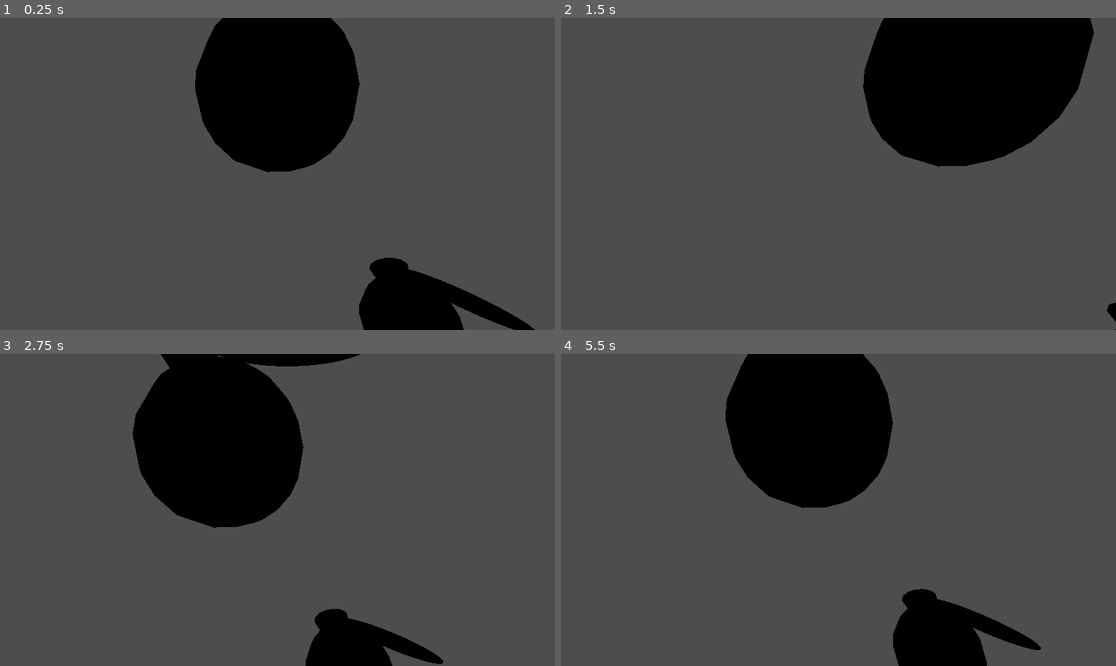
Above: before the commit, frames 1-4 (two rows, left to right).
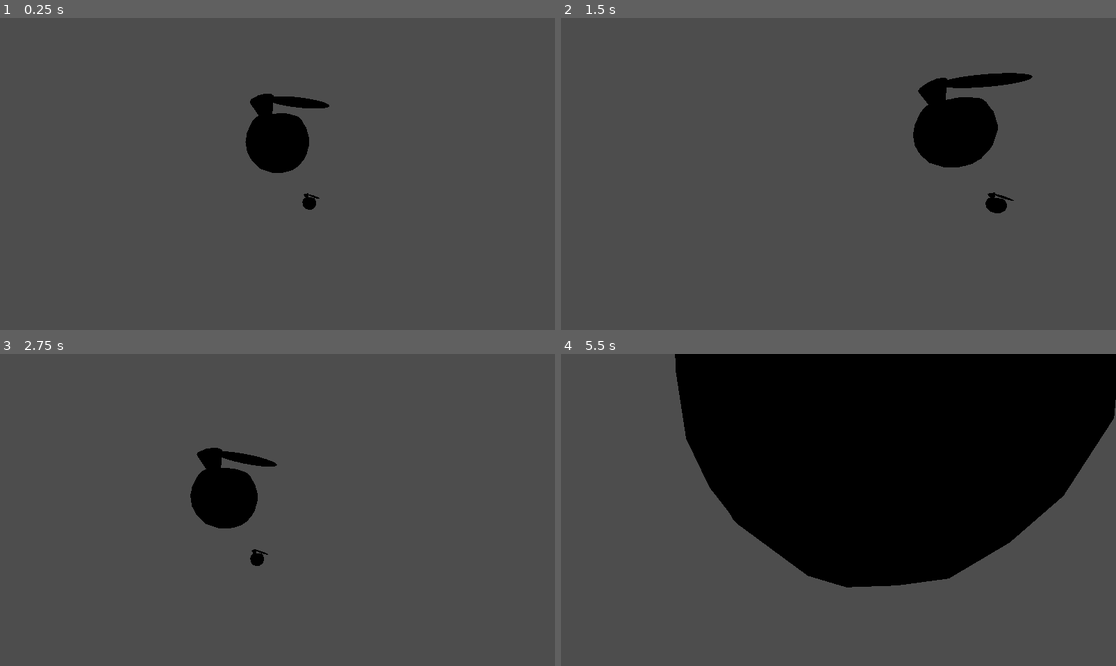
Above: after the commit, the same moments.

Repository: Kufferey/Dusk-is-Done-old
Game: Godot game, scene res://scenes/states/gamestate.tscn
Two runs of this game, one before a commit and one after it. Both use one fixed random seed, a clock stepped at 60 frames per second and the inputs below. The project has no main scene, so this scene is started directly.
Inputs (mouse positions are in pixels of both pictures, inside the frame that each line leads up to):
- Up to frame 1 (0.25 s): no input
- Up to frame 2 (1.5 s): tap Enter at 0.5 s; move the mouse to (866, 174) at 0.52 s; tap E (interact, bound only after the commit) at 0.6, 1.35 s; tap Space at 1.25 s; move the mouse to (810, 174) at 1.27 s
- Up to frame 3 (2.75 s): tap Enter at 2 s; move the mouse to (288, 503) at 2.02 s; tap E (interact, bound only after the commit) at 2.1 s
- Up to frame 4 (5.5 s): tap Space at 2.75, 4.25 s; move the mouse to (832, 516) at 2.77 s; tap E (interact, bound only after the commit) every 0.75 s from 2.85 to 5.1 s; tap Enter at 3.5 s; move the mouse to (877, 513) at 3.52 s; move the mouse to (794, 506) at 4.27 s; move the mouse to (844, 510) at 5.02 s

The runs differ from the first frame. In frame 1, 14% of the frame differs, in the area x 35-97%, y 0-100%; in frame 2, 13%; in frame 3, 14%; in frame 4, 38%, in the area x 20-100%, y 0-100%.

Commit message:
Add files via upload

Diff:
--- a/project.godot
+++ b/project.godot
@@ -14,3 +14,11 @@
 config/tags=PackedStringArray("3d", "base_game", "full_game", "horror")
 config/features=PackedStringArray("4.2", "Forward Plus")
 config/icon="res://icon.svg"
+
+[input]
+
+interact={
+"deadzone": 0.5,
+"events": [Object(InputEventKey,"resource_local_to_scene":false,"resource_name":"","device":-1,"window_id":0,"alt_pressed":false,"shift_pressed":false,"ctrl_pressed":false,"meta_pressed":false,"pressed":false,"keycode":0,"physical_keycode":69,"key_label":0,"unicode":101,"echo":false,"script":null)
+]
+}
--- a/scenes/prefab/objects/cherry_on_bush.tscn
+++ b/scenes/prefab/objects/cherry_on_bush.tscn
@@ -26,6 +26,7 @@
 visible = false
 
 [node name="Area3D" type="Area3D" parent="."]
+collision_mask = 16
 
 [node name="CollisionShape3D" type="CollisionShape3D" parent="Area3D"]
 transform = Transform3D(0.01, 0, 0, 0, 0.01, 0, 0, 0, 0.01, 0, 0.0227856, 0)
--- a/scenes/states/gamestate.tscn
+++ b/scenes/states/gamestate.tscn
@@ -6,14 +6,6 @@
 
 [node name="Gamestate" type="Node3D"]
 script = ExtResource("1_8gblt")
-
-[node name="cherries" type="Node3D" parent="."]
-
-[node name="CherryOnBush2" parent="cherries" instance=ExtResource("2_gpr1r")]
-transform = Transform3D(1, 0, 0, 0, 1, 0, 0, 0, 1, 0.0578054, -0.0862429, -0.0905782)
-
-[node name="CherryOnBush" parent="cherries" instance=ExtResource("2_gpr1r")]
-transform = Transform3D(8.27757, 0, 0, 0, 8.27757, 0, 0, 0, 8.27757, 0, 0, -0.438204)
 
 [node name="Player" type="Node3D" parent="."]
 script = ExtResource("2_q2ps6")
@@ -27,7 +19,16 @@
 
 [node name="RayCast3D" type="RayCast3D" parent="Player/cameraPos"]
 target_position = Vector3(0, 0, -2)
+collide_with_areas = true
 
 [node name="WorldObjects" type="Node3D" parent="."]
 
+[node name="cherries" type="Node3D" parent="."]
+
+[node name="CherryOnBush2" parent="cherries" instance=ExtResource("2_gpr1r")]
+transform = Transform3D(1, 0, 0, 0, 1, 0, 0, 0, 1, 0.0922555, -0.103875, -0.589387)
+
+[node name="CherryOnBush" parent="cherries" instance=ExtResource("2_gpr1r")]
+transform = Transform3D(8.27757, 0, 0, 0, 8.27757, 0, 0, 0, 8.27757, 0, 0, -1.06026)
+
 [connection signal="gameOver" from="." to="." method="_on_game_over"]
--- a/src/gameplay/gamestate.gd
+++ b/src/gameplay/gamestate.gd
@@ -8,8 +8,8 @@
 var cherryTypes:Array[String] = ['normal', 'spoiled']
 var cherryTypesStory:Array[String]
 
-var currentHeldCherry:Node3D
-var currentHoveredCherry:Node3D
+var currentHeldItem:Node3D
+var currentHoveredItem:Node3D
 
 var cherrySection:int
 
@@ -22,7 +22,10 @@
 
 var playerCamera:Node3D
 var playerRaycast:RayCast3D
+
 var playerItemHolderHand:Node3D
+
+# Gameplay Vars
 
 func _create_cherry_on_bush(typeOfCherry:String, positionObject:Vector3, rotationObject:Vector3, amount:int) -> void:
 	if amount >= 5:
@@ -52,6 +55,19 @@
 
 	print(totalCount, " Objects Deleted.")
 
+func _create_object_from_prefab(pathToPrefab:String, objectPosition:Vector3, objectRotation:Vector3) -> void:
+	var prefabFullPath:String = ("res://scenes/prefab/" + pathToPrefab)
+	if prefabFullPath:
+		if prefabFullPath == null:
+			print("Object could not be created. No pathToPrefab argument.")
+			return
+		elif prefabFullPath != null:
+			var objectInstance:Node3D = load(pathToPrefab).instantiate()
+			objectInstance.rotation = objectRotation
+			objectInstance.position = objectPosition
+
+			add_child(objectInstance)
+
 func add_cherry_type(newType:String) -> void:
 	cherryTypes.append(newType)
 
@@ -59,8 +75,23 @@
 	var currentCherries:int = cherriesContainer.get_child_count(true)
 	return currentCherries
 
-func get_current_hovered_item():
-	pass
+func get_current_hovered_item() -> Node3D:
+	if playerRaycast.is_colliding():
+		var theObject = playerRaycast.get_collider()
+		var theObjectsParent:Node3D = theObject.get_parent()
+		return theObjectsParent
+	return
+
+func set_hovered_to_held_item():
+	if !isHoldingItem:
+		var object:Node3D = get_current_hovered_item()
+		if playerRaycast.is_colliding():
+			if get_current_hovered_item():
+				if object.is_in_group("cherry"):
+					currentHeldItem = object
+					isHoldingItem = true
+	else :
+		print("Could not pick item up: Already have one in hand.")
 
 func is_section_clear() -> bool:
 	var cherryCount:int = cherriesContainer.get_child_count(true)
@@ -89,18 +120,26 @@
 	_new_cherry_section()
 	_create_cherry_on_bush(cherryTypes[1], Vector3(0,0,0.3), Vector3(0,0,0), 1)
 	await get_tree().create_timer(1.5).timeout
+	#currentHeldItem = $cherries/CherryOnBush2
+	isHoldingCherry = true
 	await get_tree().create_timer(8.5).timeout
+	isHoldingCherry = true
 
 func _input(event: InputEvent) -> void:
-	pass
+	if Input.is_action_just_pressed("interact"):
+		set_hovered_to_held_item()
+
+func _physics_process(delta: float) -> void:
+	# Player Stuff
+	if isHoldingItem && currentHeldItem != null:
+		if isHoldingCherry == true && currentHeldItem != null:
+			currentHeldItem.rotation.y = playerItemHolderHand.global_rotation.y
+			currentHeldItem.rotation.x = playerItemHolderHand.global_rotation.x
+			currentHeldItem.position = lerp(Vector3(currentHeldItem.position.x, currentHeldItem.position.y, currentHeldItem.position.z), Vector3(playerItemHolderHand.global_position.x, playerItemHolderHand.global_position.y, playerItemHolderHand.global_position.z), 5 * delta)
 
 func _process(delta: float) -> void:
 	# Player Stuff
-	if isHoldingCherry == true:
-		currentHeldCherry.rotation.y = playerItemHolderHand.global_rotation.y
-		currentHeldCherry.rotation.x = playerItemHolderHand.global_rotation.x
-		currentHeldCherry.position = lerp(Vector3(currentHeldCherry.position.x, currentHeldCherry.position.y, currentHeldCherry.position.z), Vector3(playerItemHolderHand.global_position.x, playerItemHolderHand.global_position.y, playerItemHolderHand.global_position.z), 5 * delta)
-
+	currentHoveredItem = get_current_hovered_item()
 	# Cherry Handler
 	if is_section_clear():
 		pass
